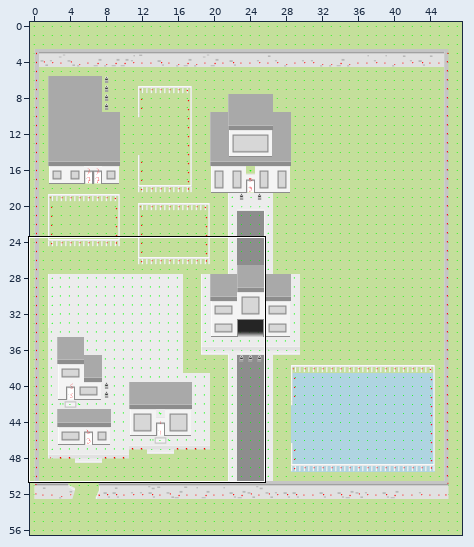
Level history. Tiled map: maps/village.tmx. The picture above shows the old version from afar; the outline marks the close-up.
Close-up. Earlier state:
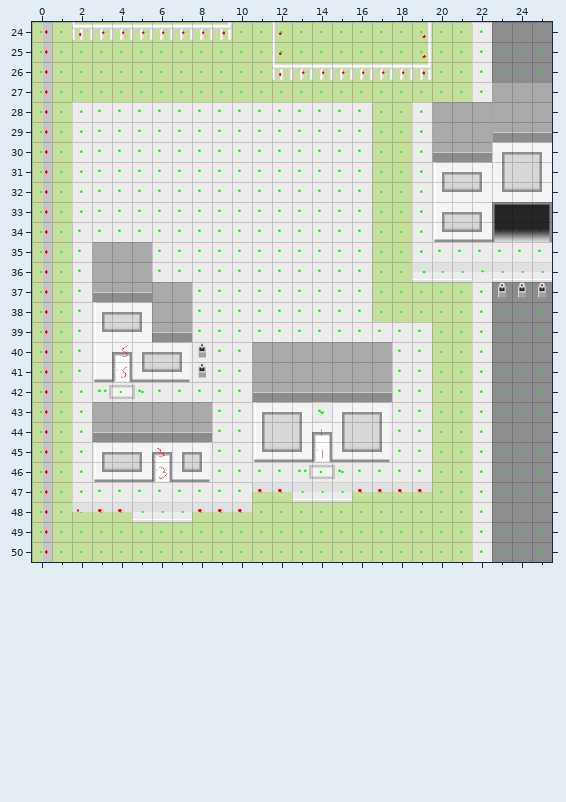
Cells are 32x32 px. Shown: x 0..25, y 24..50. The commit also changed other parts of the map, which this record leaves out.
After the commit:
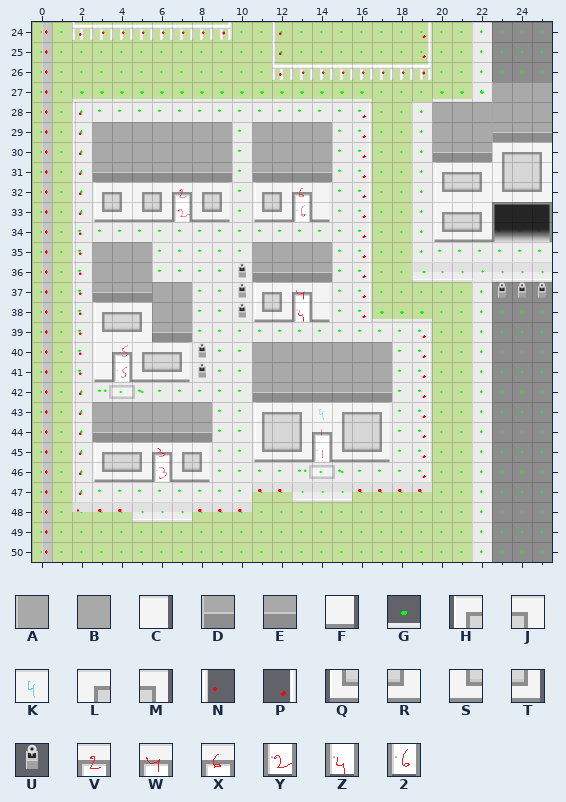
Key: from "tileset_village": A 0, B 1, C 3, D 20, E 21, F 23, G 25, H 40, J 41, K 42, L 43, M 45, N 76, P 78, Q 80, R 81, S 83, T 85, U 104, V 146, W 148, X 150, Y 186, Z 188, 2 190.
_ is an empty cell.
What changed:
Layer "ground2":
y 27: x 2..16 _______________ -> GGGGGGGGGGGGGGG; x 20..22 ___ -> GGG
y 28..29: x 2 _ -> N; x 16 _ -> P
y 30: x 2..9 ________ -> NABBBBBB; x 11..14 ____ -> ABBB; x 16 _ -> P
y 31: x 2..9 ________ -> NDEEEEEE; x 11..14 ____ -> DEEE; x 16 _ -> P
y 32: x 2..9 ________ -> NHJLJVLM; x 11..14 ____ -> HJXC; x 16 _ -> P
y 33: x 2..9 ________ -> NQRSRYST; x 11..14 ____ -> QR2F; x 16 _ -> P
y 34..35: x 2 _ -> N; x 16 _ -> P
y 36: x 2 _ -> N; x 10..14 _____ -> UDEEE; x 16 _ -> P
y 37: x 2 _ -> N; x 10..14 _____ -> UHJWC; x 16 _ -> P
y 38: x 2 _ -> N; x 10..14 _____ -> UQRZF; x 16..19 ____ -> PGGG
y 39..42: x 2 _ -> N; x 19 _ -> P
y 43: x 2 _ -> N; x 14 G -> K; x 19 _ -> P
y 44..46: x 2 _ -> N; x 19 _ -> P
y 47: x 2 _ -> N
Layer "foreground":
y 29: x 3..9 _______ -> ABBBBBB; x 11..14 ____ -> ABBB
y 35: x 11..14 ____ -> ABBB
